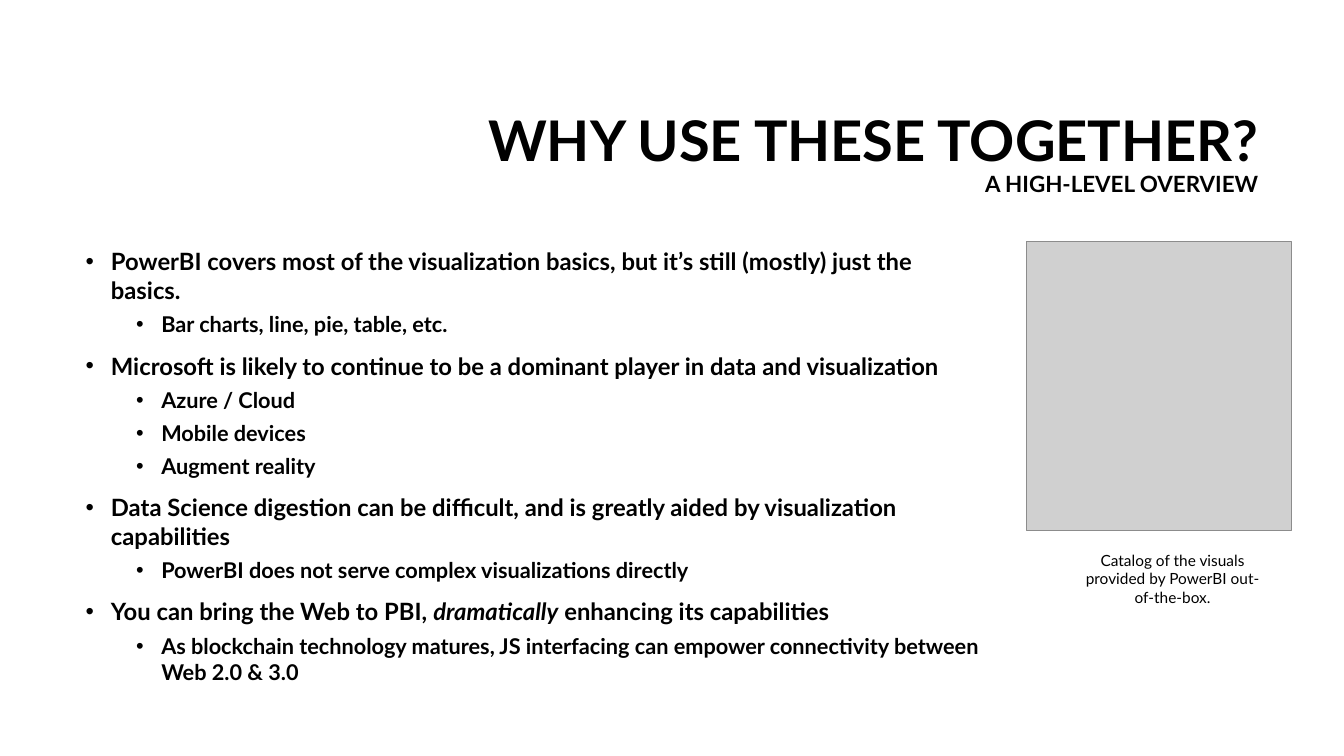
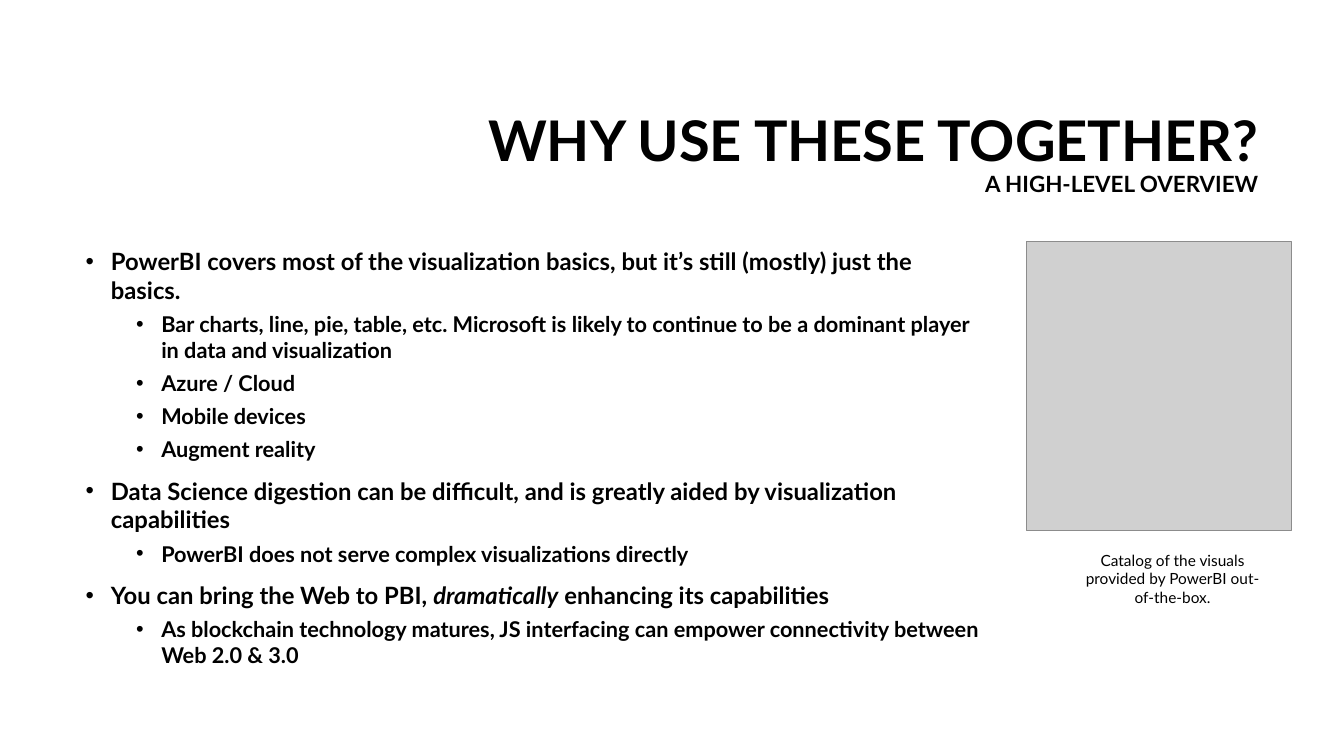
Before and after one commit to mjn1021/bubbles, a slide deck: slide 4 of docs/Power BI & React.pptx. Drawn at 1344x756 pixels with LibreOffice and Linux fonts; fonts in the diff are those of the drawing; grey boxes stand for pictures; background and template pictures are left out. Boxes give left, top, right and bottom in pixels: in the first picture for what was removed or moved away, otherwise in the second. Text is boxed around its words. In the diff, an @@ line names an element or a change of style, - is before the commit and + after.

```diff
--- a/docs/Power BI & React.pptx
+++ b/docs/Power BI & React.pptx
@@ text at [161,316,970,358]: text changed; size 17.1 to 15.5 pt @@
-  • Bar charts, line, pie, table, etc.
-• Microsoft is likely to continue to be a dominant player in data and visualization
+  • Bar charts, line, pie, table, etc. Microsoft is likely to continue to be a dominant player in data and visualization
```
Also in this commit, not shown: 1 other slide changed, 11 other files.
